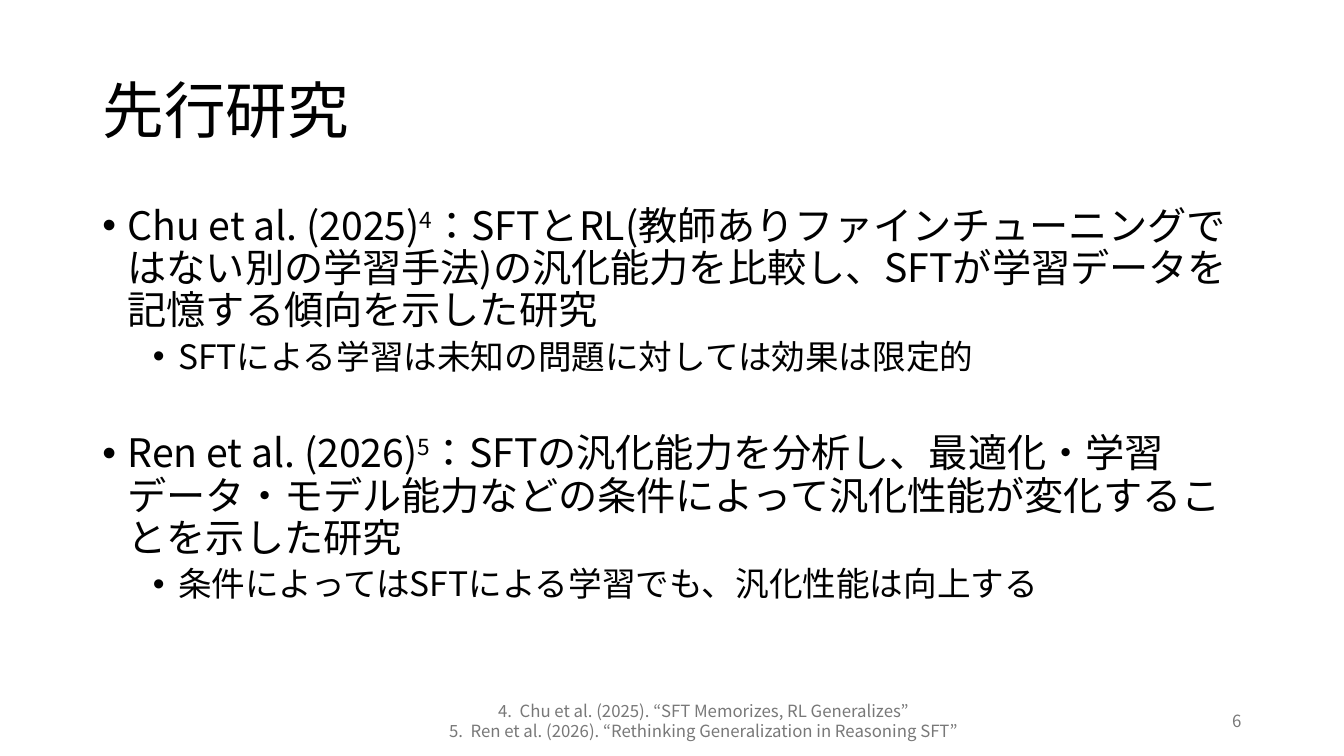
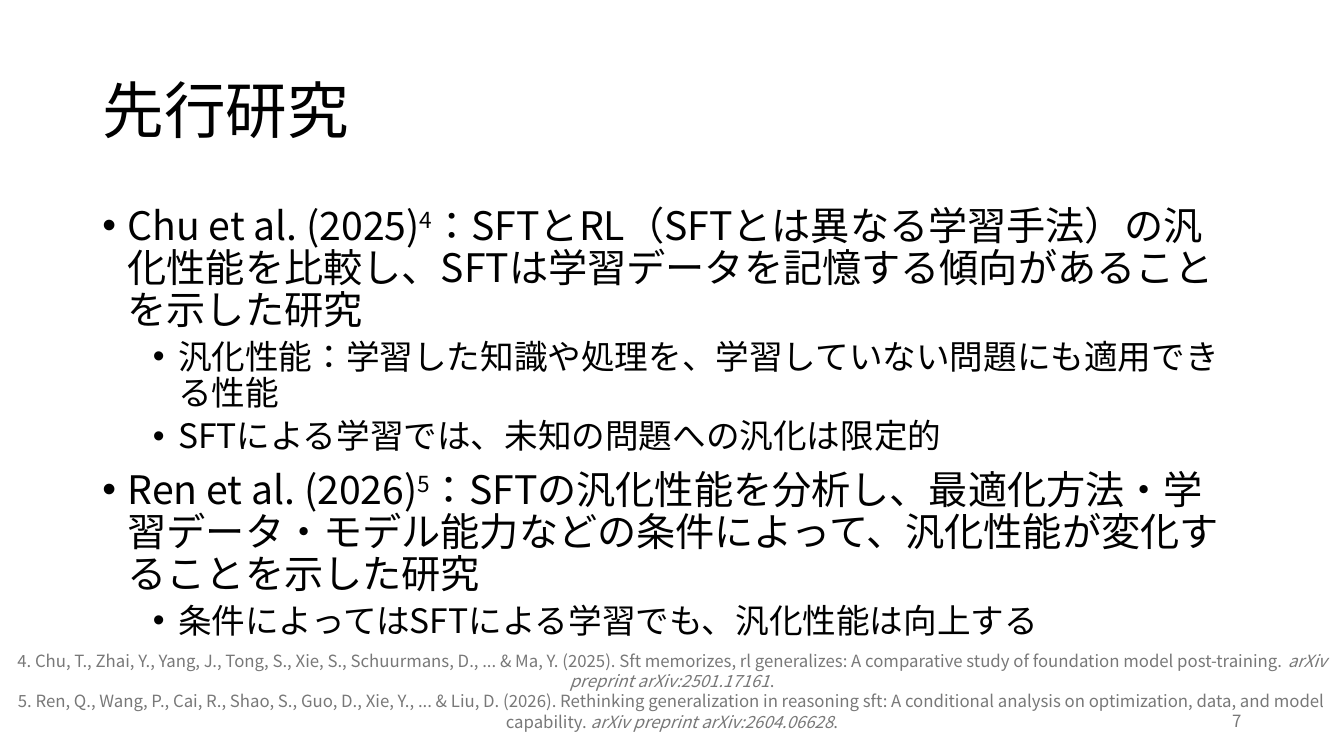
Before and after one commit to rollotea/array-task, a slide deck: slide 7 of 生成AIの追加学習による問題.pptx (slide 6 before the commit). Drawn at 1344x756 pixels with LibreOffice and Linux fonts; fonts in the diff are those of the drawing. Boxes give left, top, right and bottom in pixels: in the first picture for what was removed or moved away, otherwise in the second. Text is boxed around its words. In the diff, an @@ line names an element or a change of style, - is before the commit and + after.

```diff
--- a/生成AIの追加学習による問題.pptx
+++ b/生成AIの追加学習による問題.pptx
@@ text at box(128, 206, 1219, 591): text changed @@
-• Chu et al. (2025)4：SFTとRL(教師ありファインチューニングではない別の学習手法)の汎化能力を比較し、SFTが学習データを記憶する傾向を示した研究
-  • SFTによる学習は未知の問題に対しては効果は限定的
-• Ren et al. (2026)5：SFTの汎化能力を分析し、最適化・学習データ・モデル能力などの条件によって汎化性能が変化することを示した研究
+• Chu et al. (2025)4：SFTとRL（SFTとは異なる学習手法）の汎化性能を比較し、SFTは学習データを記憶する傾向があることを示した研究
+  • 汎化性能：学習した知識や処理を、学習していない問題にも適用できる性能
+  • SFTによる学習では、未知の問題への汎化は限定的
+• Ren et al. (2026)5：SFTの汎化性能を分析し、最適化方法・学習データ・モデル能力などの条件によって、汎化性能が変化することを示した研究
@@ text at box(17, 653, 1327, 732): text changed @@
-4. Chu et al. (2025). “SFT Memorizes, RL Generalizes”
-5. Ren et al. (2026). “Rethinking Generalization in Reasoning SFT”
+4. Chu, T., Zhai, Y., Yang, J., Tong, S., Xie, S., Schuurmans, D., ... & Ma, Y. (2025). Sft memorizes, rl generalizes: A comparative study of foundation model post-training. arXiv preprint arXiv:2501.17161.
+5. Ren, Q., Wang, P., Cai, R., Shao, S., Guo, D., Xie, Y., ... & Liu, D. (2026). Rethinking generalization in reasoning sft: A conditional analysis on optimization, data, and model capability. arXiv preprint arXiv:2604.06628.
@@ page number at box(1232, 714, 1241, 727): text changed @@
-6
+7
```
Also in this commit, not shown: 26 other slides changed, 8 slides added, 5 slides removed, 6 other files.
